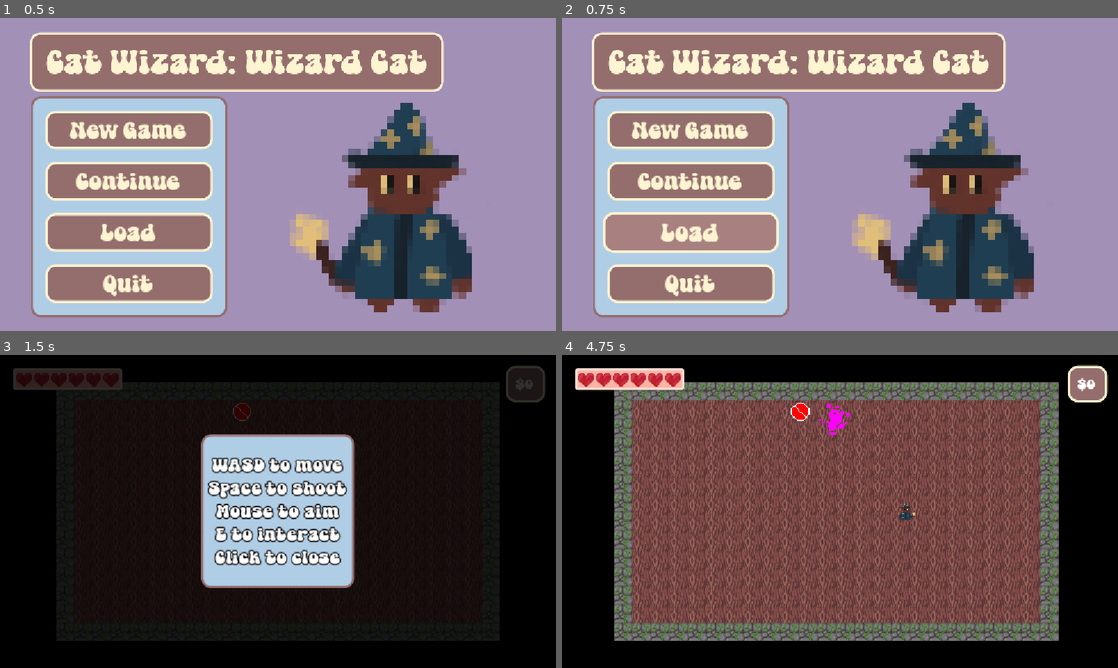
Above: before the commit, frames 1-4 (two rows, left to right).
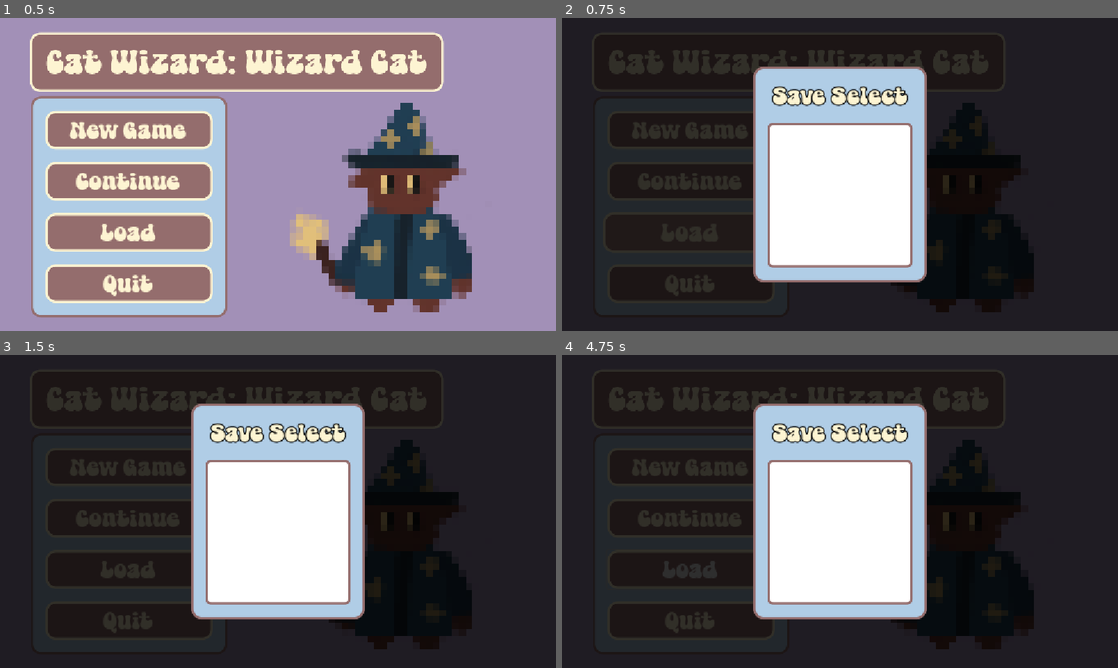
Above: after the commit, the same moments.

Repository: teganmy/wizard-cat-cat-wizard
Game: Godot game, scene res://main.tscn
Two runs of this game, one before a commit and one after it. Both use one fixed random seed, a clock stepped at 60 frames per second and the inputs below.
Inputs (mouse positions are in pixels of both pictures, inside the frame that each line leads up to):
- Up to frame 1 (0.5 s): no input
- Up to frame 2 (0.75 s): click "Load" at 0.5 s
- Up to frame 3 (1.5 s): click "New Game" at 1.25 s
- Up to frame 4 (4.75 s): click (689, 467) at 2 s, where only the run after the commit has a clickable "New Game"; click (689, 517) at 2.75 s, where only the run after the commit has a clickable "Continue"; click (689, 517) at 3.5 s, where only the run after the commit has a clickable "Continue"; move the mouse to (962, 495) at 4.27 s; hold Right (player_right) from 4.28 s (still down); tap Shift (player_dodge) at 4.35 s

Frame 1 is identical in both runs. In frame 2, 99% of the frame differs, in the area x 0-100%, y 0-100%; in frame 3, 61%; in frame 4, 100%.
Error after the commit: Out of bounds get index '0' (on base: 'Array[String]') (res://save.gd:15)

Commit message:
Added save menu and save sorting

Diff:
--- a/wizard-cat-game/UI/confirm_menu.gd
+++ b/wizard-cat-game/UI/confirm_menu.gd
@@ -13,7 +13,7 @@
 func open(message: String, new_action: Callable) -> void:
 	action = new_action
 	label.text = message
-	get_tree().current_sceen.set_deferred("pausable", false)
+	get_tree().current_scene.set_deferred("pausable", false)
 	get_tree().set_deferred("paused", true)
 	pause_rect.show()
 	show()
--- a/wizard-cat-game/UI/level_select_menu.gd
+++ b/wizard-cat-game/UI/level_select_menu.gd
@@ -32,5 +32,5 @@
 	hide()
 
 func _input(_event: InputEvent) -> void:
-	if Input.is_action_just_pressed("pause"):
+	if Input.is_action_just_pressed("ui_cancel"):
 		close()
--- /dev/null
+++ b/wizard-cat-game/UI/save_load_menu.gd
@@ -0,0 +1,33 @@
+extends Control
+
+@export var button_container: VBoxContainer
+var buttons: Array[Button] = []
+
+signal selected(save: String)
+
+func _ready() -> void:
+	hide()
+
+func open() -> void:
+	for file in Save.get_save_files():
+		var button = Button.new()
+		button.text = file.get_file().get_basename().capitalize()
+		button.pressed.connect(save_select.bind(file))
+		buttons.append(button)
+		button_container.add_child(button)
+	show()
+
+func close() -> void:
+	hide()
+	for button in buttons:
+		button.queue_free()
+	buttons.clear()
+
+func save_select(save: String) -> void:
+	Save.load_save(save)
+	selected.emit(save)
+	close()
+
+func _input(_event: InputEvent) -> void:
+	if Input.is_action_just_pressed("ui_cancel"):
+		close()
--- /dev/null
+++ b/wizard-cat-game/UI/save_load_menu.tscn
@@ -0,0 +1,62 @@
+[gd_scene format=3 uid="uid://b2df86ng1bq6e"]
+
+[ext_resource type="Script" uid="uid://bdv22unmor721" path="res://UI/save_load_menu.gd" id="1_hvgms"]
+
+[sub_resource type="StyleBoxEmpty" id="StyleBoxEmpty_gpvk7"]
+
+[node name="SaveLoadMenu" type="Control" unique_id=656603275 node_paths=PackedStringArray("button_container")]
+layout_mode = 3
+anchors_preset = 15
+anchor_right = 1.0
+anchor_bottom = 1.0
+grow_horizontal = 2
+grow_vertical = 2
+script = ExtResource("1_hvgms")
+button_container = NodePath("CenterContainer/PanelContainer/VBoxContainer/HBoxContainer/ScrollContainer/VBoxContainer")
+
+[node name="PauseRect" type="ColorRect" parent="." unique_id=107846596]
+layout_mode = 1
+anchors_preset = 15
+anchor_right = 1.0
+anchor_bottom = 1.0
+grow_horizontal = 2
+grow_vertical = 2
+color = Color(0, 0, 0, 0.80784315)
+
+[node name="CenterContainer" type="CenterContainer" parent="." unique_id=376092060]
+layout_mode = 1
+anchors_preset = 15
+anchor_right = 1.0
+anchor_bottom = 1.0
+grow_horizontal = 2
+grow_vertical = 2
+
+[node name="PanelContainer" type="PanelContainer" parent="CenterContainer" unique_id=1182564062]
+layout_mode = 2
+
+[node name="VBoxContainer" type="VBoxContainer" parent="CenterContainer/PanelContainer" unique_id=1103536255]
+layout_mode = 2
+
+[node name="Label" type="Label" parent="CenterContainer/PanelContainer/VBoxContainer" unique_id=665433304]
+layout_mode = 2
+theme_override_constants/outline_size = 10
+theme_override_styles/normal = SubResource("StyleBoxEmpty_gpvk7")
+text = "Save Select"
+horizontal_alignment = 1
+vertical_alignment = 1
+
+[node name="HBoxContainer" type="HBoxContainer" parent="CenterContainer/PanelContainer/VBoxContainer" unique_id=1634828636]
+layout_mode = 2
+
+[node name="ScrollContainer" type="ScrollContainer" parent="CenterContainer/PanelContainer/VBoxContainer/HBoxContainer" unique_id=598809688]
+custom_minimum_size = Vector2(300, 300)
+layout_mode = 2
+
+[node name="VBoxContainer" type="VBoxContainer" parent="CenterContainer/PanelContainer/VBoxContainer/HBoxContainer/ScrollContainer" unique_id=940366359]
+layout_mode = 2
+size_flags_horizontal = 3
+size_flags_vertical = 4
+
+[node name="PanelContainer" type="PanelContainer" parent="CenterContainer/PanelContainer/VBoxContainer/HBoxContainer" unique_id=28970582]
+visible = false
+layout_mode = 2
--- a/wizard-cat-game/levels/level.gd
+++ b/wizard-cat-game/levels/level.gd
@@ -41,6 +41,7 @@
 
 func exit() -> void:
 	if state == STATE.ACTIVE:
+		Save.save_current()
 		exited.emit()
 		_change_state(STATE.INACTIVE)
 
--- a/wizard-cat-game/main.gd
+++ b/wizard-cat-game/main.gd
@@ -1,4 +1,9 @@
 extends Node2D
+
+@export var save_load_menu: Control
+
+func _ready() -> void:
+	save_load_menu.selected.connect(_on_save_selected)
 
 func _on_new_game_button_pressed() -> void:
 	PlayerState.reset()
@@ -6,3 +11,16 @@
 
 func _on_quit_button_pressed() -> void:
 	get_tree().quit()
+
+func _on_continue_button_pressed() -> void:
+	PlayerState.reset()
+	Save.load_current()
+	SceneLoader.change_to_home.call_deferred()
+
+func _on_load_button_pressed() -> void:
+	save_load_menu.open()
+
+func _on_save_selected(save: String) -> void:
+	PlayerState.reset()
+	Save.load_save(save)
+	SceneLoader.change_to_home.call_deferred()
--- a/wizard-cat-game/main.tscn
+++ b/wizard-cat-game/main.tscn
@@ -4,13 +4,15 @@
 [ext_resource type="Script" uid="uid://hvo3h3pb28bc" path="res://main.gd" id="1_h2yge"]
 [ext_resource type="Theme" uid="uid://cnlk2q7yx8tfd" path="res://assets/default_theme.tres" id="2_1bvp3"]
 [ext_resource type="Texture2D" uid="uid://cdhwe1jm0yer6" path="res://assets/wizard-cat.png" id="3_h2yge"]
+[ext_resource type="PackedScene" uid="uid://b2df86ng1bq6e" path="res://UI/save_load_menu.tscn" id="5_lquwl"]
 
 [sub_resource type="LabelSettings" id="LabelSettings_1bvp3"]
 font_size = 70
 font_color = Color(0.99215686, 0.95686275, 0.8235294, 1)
 
-[node name="Main" type="Node2D" unique_id=1893129849]
+[node name="Main" type="Node2D" unique_id=1893129849 node_paths=PackedStringArray("save_load_menu")]
 script = ExtResource("1_h2yge")
+save_load_menu = NodePath("MenuLayer/SaveLoadMenu")
 
 [node name="MenuLayer" type="CanvasLayer" parent="." unique_id=32101130]
 
@@ -108,5 +110,9 @@
 metadata/_edit_use_anchors_ = true
 metadata/_edit_lock_ = true
 
+[node name="SaveLoadMenu" parent="MenuLayer" unique_id=656603275 instance=ExtResource("5_lquwl")]
+
 [connection signal="pressed" from="MenuLayer/MainMenu/PanelContainer/VBoxContainer/NewGameButton" to="." method="_on_new_game_button_pressed"]
+[connection signal="pressed" from="MenuLayer/MainMenu/PanelContainer/VBoxContainer/ContinueButton" to="." method="_on_continue_button_pressed"]
+[connection signal="pressed" from="MenuLayer/MainMenu/PanelContainer/VBoxContainer/LoadButton" to="." method="_on_load_button_pressed"]
 [connection signal="pressed" from="MenuLayer/MainMenu/PanelContainer/VBoxContainer/QuitButton" to="." method="_on_quit_button_pressed"]
--- a/wizard-cat-game/save.gd
+++ b/wizard-cat-game/save.gd
@@ -11,14 +11,19 @@
 	for file in dir.get_files():
 		if file.get_extension() == "json":
 			save_files.append(file)
-	change_save_file("test.json")
-	save()
-	for file in save_files:
-		print(get_last_access(file))
+	save_files.sort_custom(_sort_by_date)
+	current_save = save_files[0]
 
-func save() -> void:
-	if current_save:
-		var file := FileAccess.open(save_folder + current_save, FileAccess.WRITE)
+func save_current() -> void:
+	save(current_save)
+
+func load_current() -> void:
+	load_save(current_save)
+
+func save(file_to_save: String) -> void:
+	if FileAccess.file_exists(save_folder.path_join(file_to_save)):
+		print("Saving %s...", file_to_save)
+		var file := FileAccess.open(save_folder.path_join(file_to_save), FileAccess.WRITE)
 		var last_access: String = JSON.stringify({"last_access": Time.get_datetime_string_from_system(true)})
 		file.store_line(last_access)
 		for node in get_tree().get_nodes_in_group("Persistent"):
@@ -26,11 +31,14 @@
 				var save_data = node.call("save")
 				var json_string = JSON.stringify(save_data)
 				file.store_line(json_string)
+		current_save = file_to_save
 		file.close()
 
-func load_save() -> void:
-	if current_save:
-		var file := FileAccess.open(save_folder + current_save, FileAccess.READ)
+func load_save(save_to_load: String) -> void:
+	if FileAccess.file_exists(save_folder.path_join(save_to_load)):
+		print("Loading %s..." % save_to_load)
+		var file := FileAccess.open(save_folder.path_join(save_to_load), FileAccess.READ)
+		var _date: String = file.get_line()
 		var line: String = file.get_line()
 		while line:
 			var data: Dictionary = JSON.parse_string(line)
@@ -43,7 +51,13 @@
 				get_node(data["parent"]).add_child(node)
 			else:
 				node = get_node(data["path"])
+			for key in data.keys():
+				if key in ["scene_path", "path", "parent"]:
+					continue
+				node.set(key, data[key])
 			line = file.get_line()
+		current_save = save_to_load
+		file.close()
 
 func change_save_file(filename: String) -> void:
 	if filename not in save_files:
@@ -55,12 +69,13 @@
 
 func add_save_file(filename: String) -> void:
 	if filename not in save_files:
-		var file = FileAccess.open(save_folder + filename, FileAccess.WRITE).get_path()
-		save_files.append(file)
+		var file = FileAccess.open(save_folder.path_join(filename), FileAccess.WRITE)
+		file.store_line(JSON.stringify({"last_access": Time.get_datetime_string_from_system(true)}))
+		save_files.append(file.get_path())
 
 func get_last_access(filename: String) -> String:
 	if filename in save_files:
-		var file = FileAccess.open(save_folder + filename, FileAccess.READ)
+		var file = FileAccess.open(save_folder.path_join(filename), FileAccess.READ)
 		if not file:
 			return ""
 		var dict = JSON.parse_string(file.get_line())
@@ -70,3 +85,16 @@
 		if "last_access" in dict.keys():
 			return dict["last_access"]
 	return ""
+
+func get_latest_save() -> String:
+	save_files.sort_custom(_sort_by_date)
+	return save_files[0]
+
+## True if save1 should be before save2, e.g. save1 is *more recent*
+func _sort_by_date(save1: String, save2: String) -> bool:
+	var date1 = Time.get_datetime_dict_from_datetime_string(get_last_access(save1), false)
+	var date2 = Time.get_datetime_dict_from_datetime_string(get_last_access(save2), false)
+	for key in ["year", "month", "day", "hour", "second"]:
+		if date1[key] > date2[key]:
+			return true
+	return false
Not shown, added: wizard-cat-game/UI/save_load_menu.gd.uid
